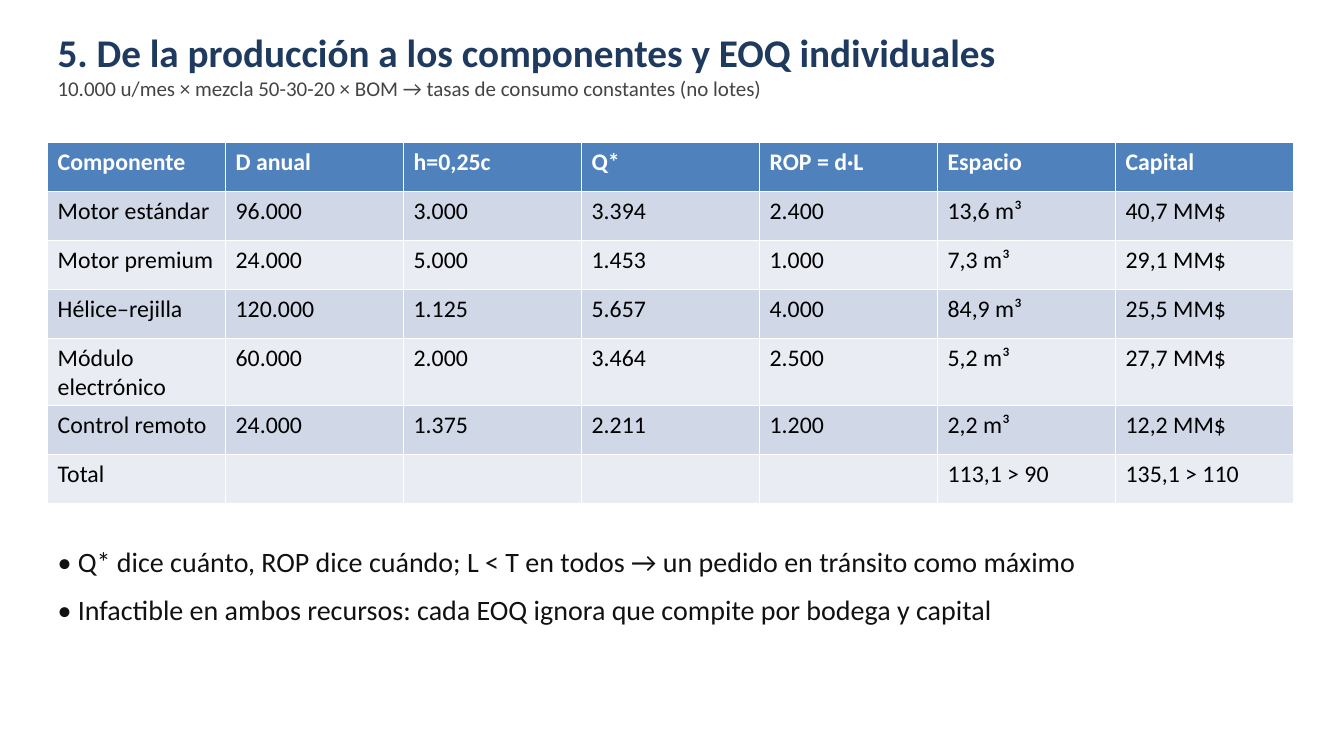
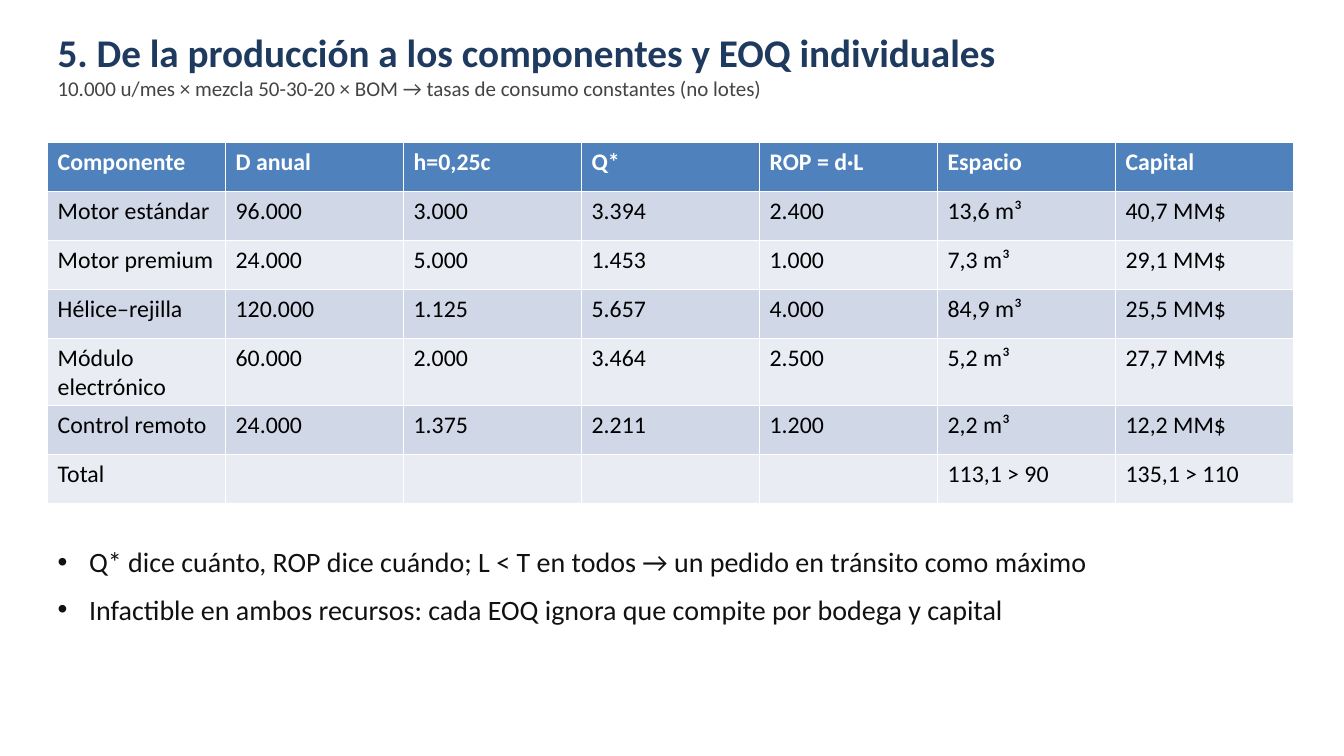
Before and after one commit to cdevidts/GDO-proyecto, a slide deck: slide 6 of proyecto/04_presentacion/Presentacion_Ventisur.pptx. Drawn at 1344x756 pixels with LibreOffice and Linux fonts; fonts in the diff are those of the drawing. Boxes give left, top, right and bottom in pixels: in the first picture for what was removed or moved away, otherwise in the second. Text is boxed around its words. In the diff, an @@ line names an element or a change of style, - is before the commit and + after.

```diff
--- a/proyecto/04_presentacion/Presentacion_Ventisur.pptx
+++ b/proyecto/04_presentacion/Presentacion_Ventisur.pptx
@@ text at box(89, 552, 1086, 625): text changed @@
-• Q* dice cuánto, ROP dice cuándo; L < T en todos → un pedido en tránsito como máximo
-• Infactible en ambos recursos: cada EOQ ignora que compite por bodega y capital
+• Q* dice cuánto, ROP dice cuándo; L < T en todos → un pedido en tránsito como máximo
+• Infactible en ambos recursos: cada EOQ ignora que compite por bodega y capital
```
Also in this commit, not shown: 6 other slides changed, 23 other files.
